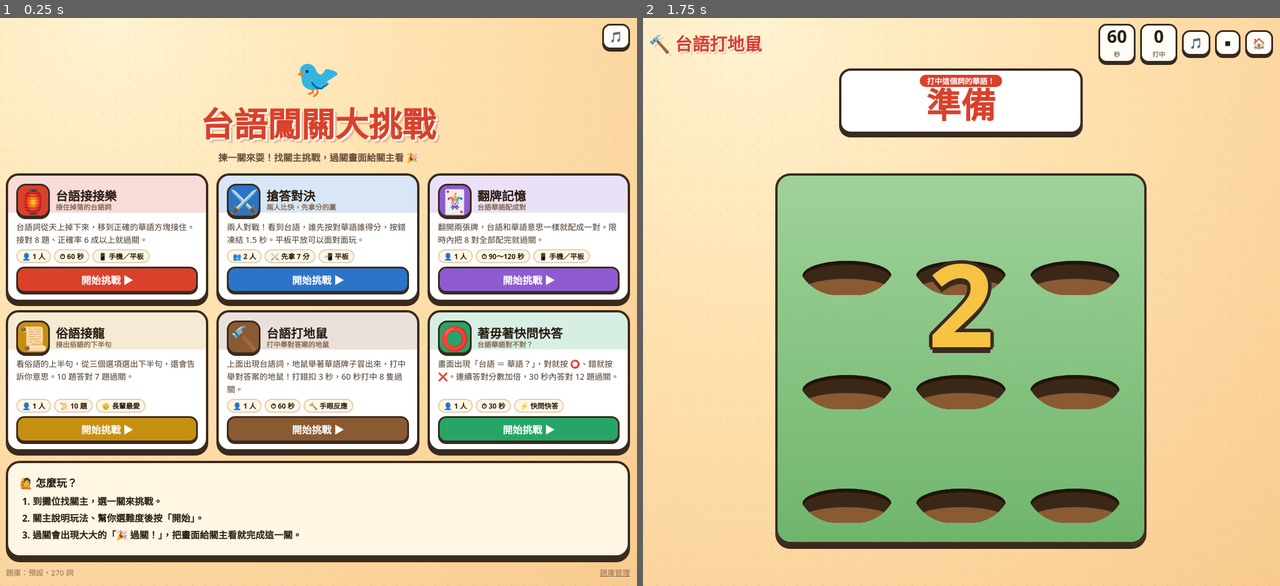
Above: before the commit, frames 1-2 (left to right).
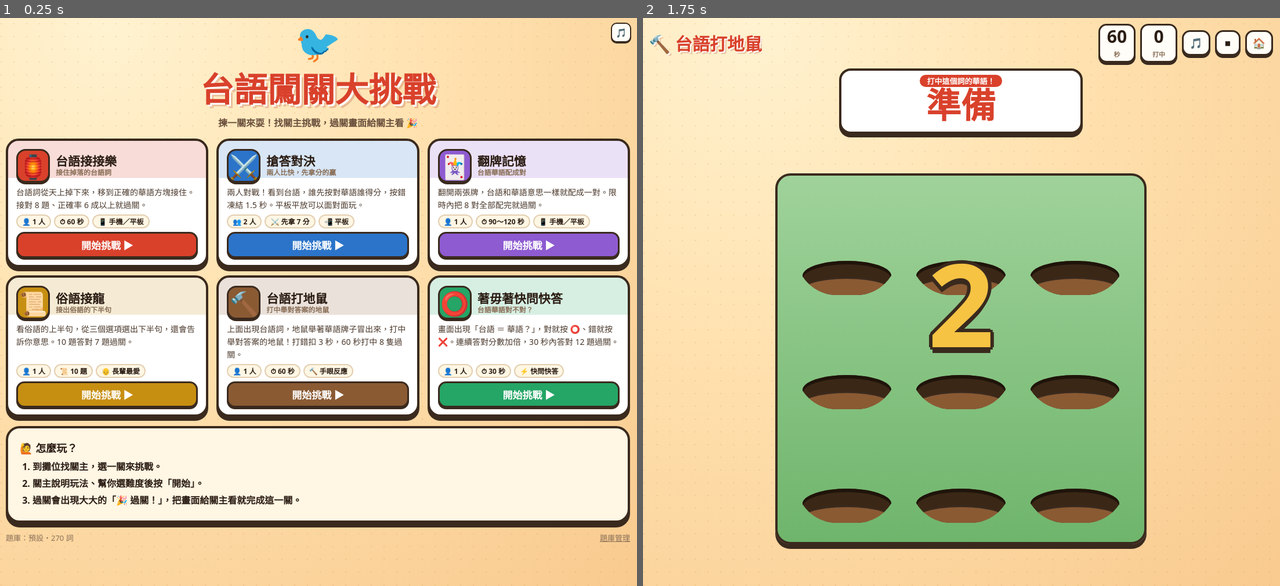
Above: after the commit, the same moments.

Repository: similaitw/taigi-drop-game
Game: browser game, page index.html
The game is run twice, just before and just after one commit, with the same random seed, the same clock (stepped at 60 frames per second) and the same inputs.
Inputs (mouse positions are in pixels of both pictures, inside the frame that each line leads up to; where the layout moved, square brackets give the same spot in the first picture):
- Up to frame 1 (0.25 s): no input
- Up to frame 2 (1.75 s): click (961, 279) [961, 313] at 0.27 s; click "開始 ▶" at 0.52 s

The runs differ from the first frame. In frame 1, 57% of the frame differs, in the area x 0-100%, y 0-99%; in frame 2, nothing differs.

Commit message:
選單：音樂按鈕縮小浮在右上角，不佔一整列
Co-Authored-By: Claude Opus 5.5 <noreply@anthropic.com>
Claude-Session: https://claude.ai/code/session_01P6dsw7E8GVHBzKYNugLnA6

Diff:
--- a/index.html
+++ b/index.html
@@ -12,7 +12,7 @@
 <script src="common.js"></script>
 <title>台語闖關大挑戰</title>
 <style>
-.hero{text-align:center;padding:6px 0 2px}
+.hero{text-align:center;padding:0 0 2px}
 .hero .bird{font-size:clamp(44px,8vw,64px);line-height:1;animation:hop 2.4s ease-in-out infinite}
 @keyframes hop{0%,70%,100%{transform:translateY(0)}80%{transform:translateY(-14px) rotate(-6deg)}90%{transform:translateY(0)}}
 .hero h1{font-family:"Noto Serif TC",serif;margin:4px 0 0;color:var(--red);font-size:clamp(34px,7vw,58px);text-shadow:3px 3px 0 #fff,6px 6px 0 rgba(158,42,25,.22)}
@@ -44,7 +44,7 @@
 </head>
 <body>
 <div class="wrap">
-  <div class="topbar" style="justify-content:flex-end"><button class="iconbtn" id="musicBtn">🎵</button></div>
+  <button class="iconbtn" id="musicBtn" style="position:absolute;top:8px;right:10px;z-index:5;min-width:34px;height:34px;font-size:15px;border-width:2px;border-radius:10px;box-shadow:0 2px 0 var(--line);padding:0 6px">🎵</button>
   <div class="hero">
     <div class="bird">🐦</div>
     <h1>台語闖關大挑戰</h1>
